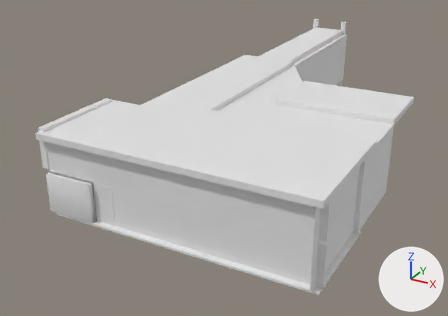
Renders of the FBX model Assets/_Model/Hosipital/Cleaner_Room/basic_structure.fbx from each side of a commit.
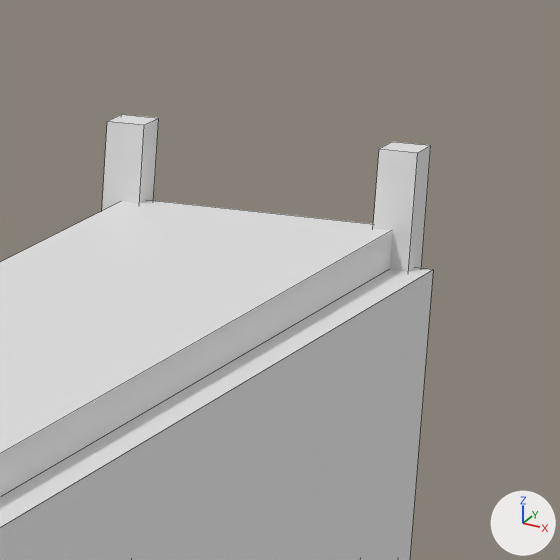
The first picture shows the older version from a camera (50 mm lens) standing at (14.3, -26.1, 16.2) and looking at (-4.5, 8.0, -0.8). The close-ups show both versions on the part from 68% to 80% of the width and 2% to 20% of the height of that picture; other places that the commit changed are outside them. Lighting does not change. The marker at lower right points along +X, +Y and +Z. The close-ups show mesh edges as thin lines. Materials are left out; every surface is plain grey. Where no turn or scale is listed for an object, it has been applied to the vertices.

Names of what the first close-up shows: 'Cylinder.158', 'ceiling', 'connect_pillar', 'connect_pillar.001'.
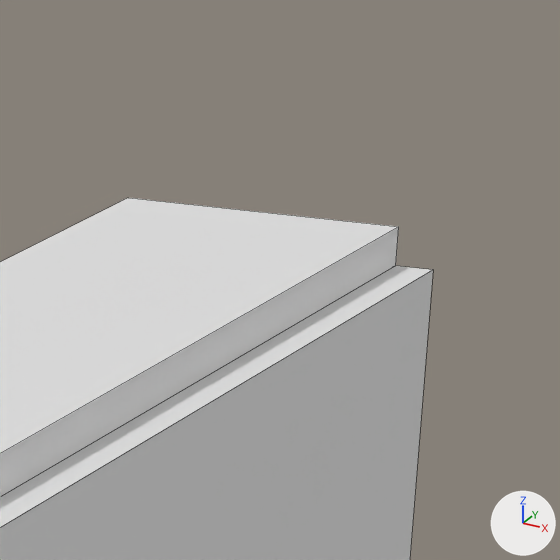
Where the newer file only moved an object's origin or applied its transform, the numbers keep the older frame.

Pixel boxes [x1, y1, x2, y2] of what changed, in the close-ups (560 x 560 px):
```json
{"object": "connect_pillar.001", "change": "deleted", "before": [373, 142, 431, 272]}
{"object": "connect_pillar", "change": "deleted", "before": [102, 114, 159, 211]}
```

The change, as JSON lines over the scene's bpy script:
```json
{"op": "remove", "block": "ob_connect_pillar_001", "code": ["ob_connect_pillar_001 = bpy.data.objects.new('connect_pillar.001', me_cube_067)", "ob_connect_pillar_001.location = (-2.961, 27.256, 1.837)"]}
{"op": "remove", "block": "ob_connect_pillar", "code": ["ob_connect_pillar = bpy.data.objects.new('connect_pillar', me_cube_066)", "ob_connect_pillar.location = (-5.553, 27.256, 1.837)"]}
```
